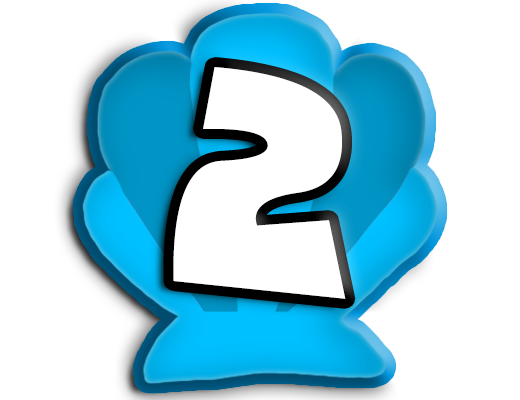
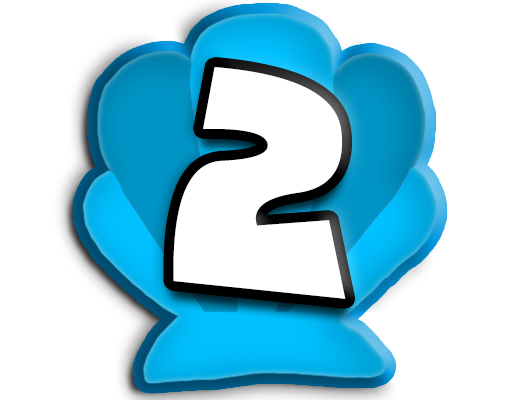
Layer changes from the first w=520, h=400 image to the second:
pixels changed over [155, 68, 355, 325] (layer not identified)
